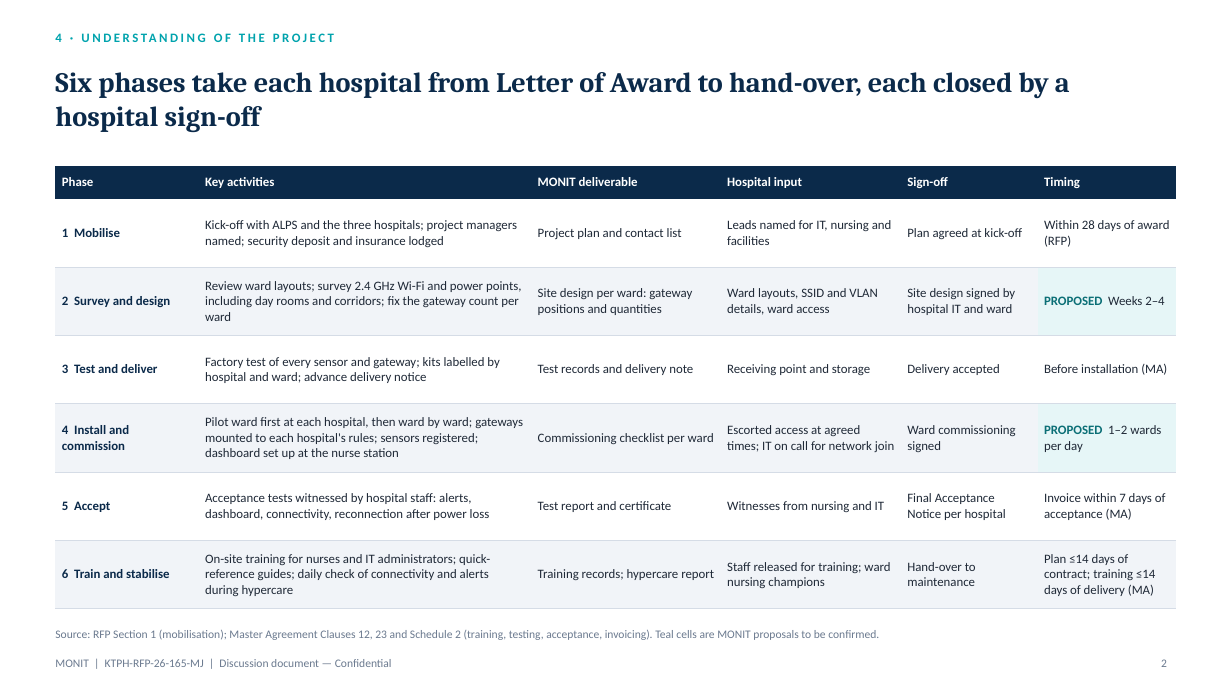
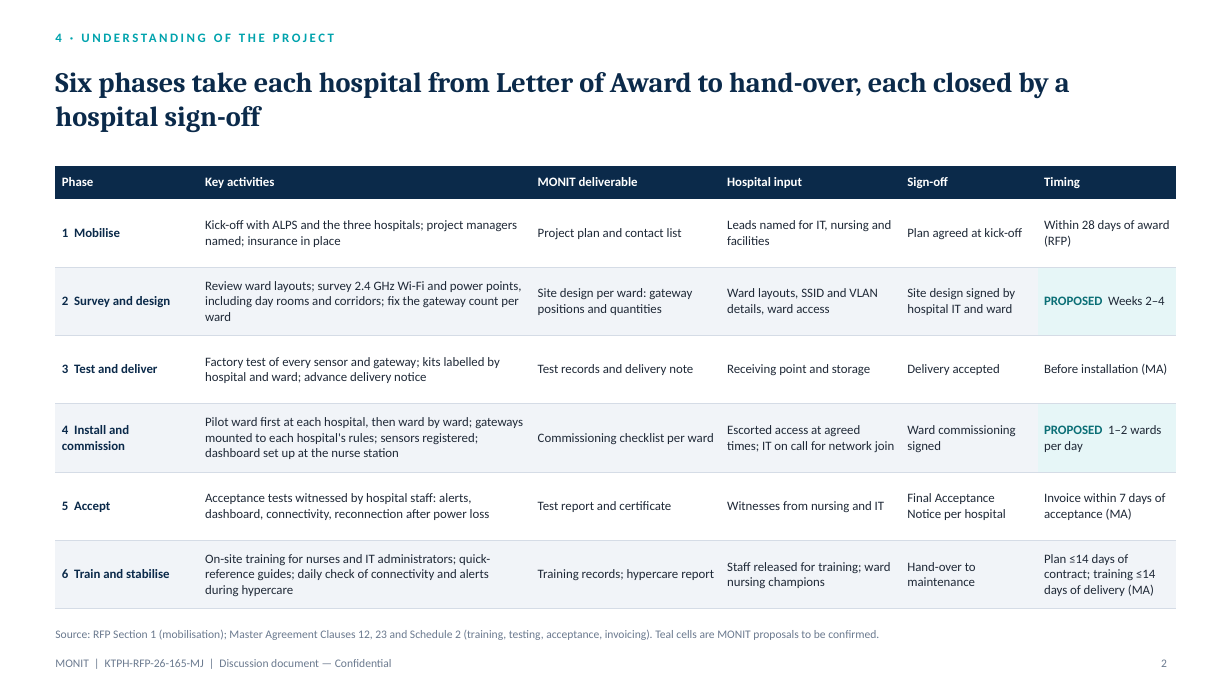
Before and after one commit to tonypark-del/tonyparkmacbookpro, a slide deck: slide 2 of KTPH_Approach_Methodology.pptx. Drawn at 1232x693 pixels with LibreOffice and Linux fonts; fonts in the diff are those of the drawing. Boxes give left, top, right and bottom in pixels: in the first picture for what was removed or moved away, otherwise in the second. Text is boxed around its words. In the diff, an @@ line names an element or a change of style, - is before the commit and + after.

```diff
--- a/KTPH_Approach_Methodology.pptx
+++ b/KTPH_Approach_Methodology.pptx
@@ table at (55,166,1177,600) @@
-row 2, column 2: Kick-off with ALPS and the three hospitals; project managers named; security deposit and insurance lodged
+row 2, column 2: Kick-off with ALPS and the three hospitals; project managers named; insurance in place
```
Also in this commit, not shown: 1 other file.
